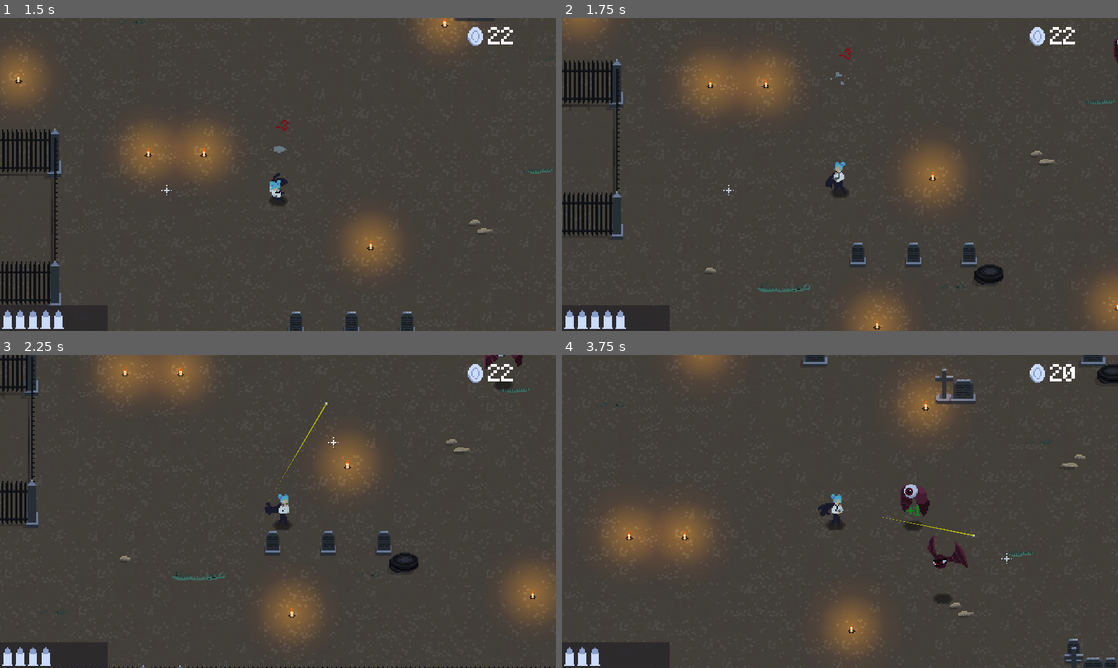
Above: before the commit, frames 1-4 (two rows, left to right).
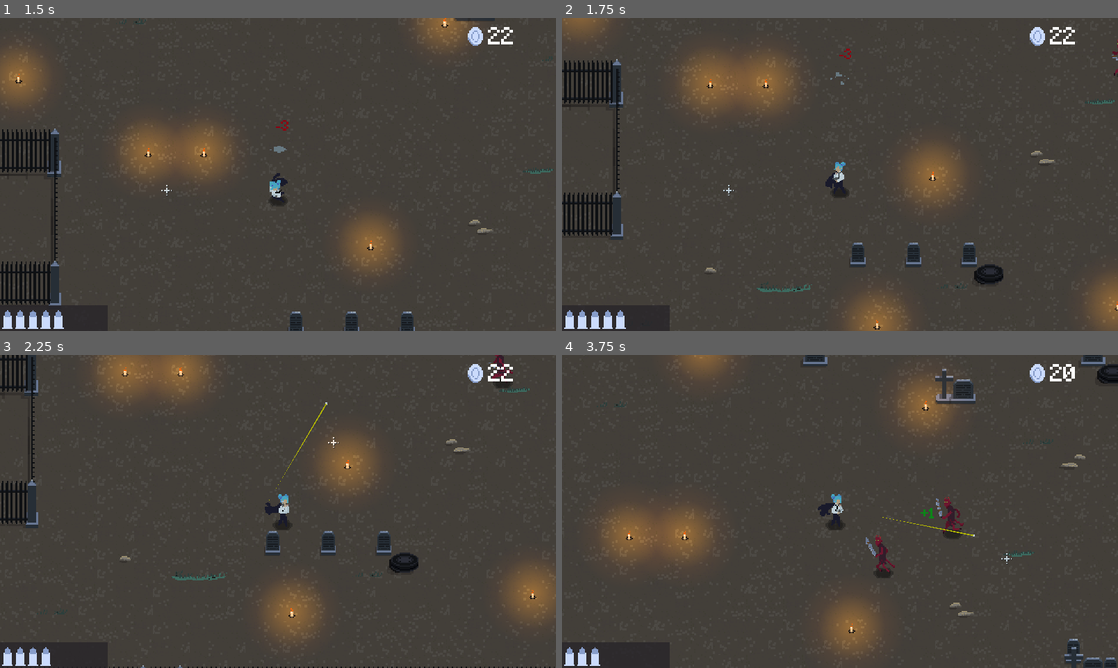
Above: after the commit, the same moments.

Repository: Niimphu/JGJ24
Game: Godot game, scene res://scenes/game/game.tscn
Two runs of this game, one before a commit and one after it. Both use one fixed random seed, a clock stepped at 60 frames per second and the inputs below.
Inputs (mouse positions are in pixels of both pictures, inside the frame that each line leads up to):
- Up to frame 1 (1.5 s): tap Enter at 0.5 s; move the mouse to (400, 158) at 0.52 s; hold D (move_right) 0.53-1.28 s; click (400, 158) at 0.6 s; move the mouse to (166, 190) at 1.27 s; hold S (move_down) from 1.28 s (still down); tap Space (roll) at 1.35 s
- Up to frame 2 (1.75 s): keep holding S (move_down)
- Up to frame 3 (2.25 s): move the mouse to (333, 442) at 2.02 s; release S (move_down) at 2.03 s; hold D (move_right) from 2.03 s (still down); click (333, 442) at 2.1 s
- Up to frame 4 (3.75 s): move the mouse to (812, 574) at 2.77 s; release D (move_right) at 2.78 s; hold W (move_up) 2.78-3.53 s; tap Space (roll) at 2.85 s; move the mouse to (1006, 558) at 3.52 s; hold A (move_left) from 3.53 s (still down); click (1006, 558) at 3.6 s

Frame 1 is identical in both runs. In frame 2, less than 0.1% of the frame differs, in the area x 98-100%, y 5-19%; in frame 3, 0.2%; in frame 4, 1.3%, in the area x 54-73%, y 41-80%.

Commit message:
get imped

Diff:
--- a/event_bus.gd
+++ b/event_bus.gd
@@ -3,5 +3,6 @@
 signal enemy_died(amount: int, location: Vector2)
 
 signal player_hit(dmg: int, location: Vector2)
-
+##changes multiplier on enemy death
+signal up_mult
 #signal player_death
--- a/scenes/entities/base_enemy.tscn
+++ b/scenes/entities/base_enemy.tscn
@@ -9,7 +9,7 @@
 height = 9.04612
 
 [sub_resource type="RectangleShape2D" id="RectangleShape2D_7a8j7"]
-size = Vector2(16.0919, 15.9805)
+size = Vector2(17.0459, 32.9902)
 
 [node name="TestEnemy" type="CharacterBody2D"]
 collision_layer = 16
@@ -50,11 +50,6 @@
 collision_layer = 64
 collision_mask = 4
 
-[node name="HitboxShape" type="CollisionShape2D" parent="Hitbox"]
-position = Vector2(0.191149, -6.86955)
-shape = SubResource("RectangleShape2D_7a8j7")
-disabled = true
-
 [node name="Ray" type="RayCast2D" parent="."]
 collision_mask = 3
 
--- a/scenes/entities/bullet.gd
+++ b/scenes/entities/bullet.gd
@@ -7,12 +7,13 @@
 var hit_count := 0
 var piercing_level := 2
 var enemies_hit: Array
-var multiplier:= 1
+var multiplier:= 0
 
 
 func _ready():
 	#connect("area_entered", Callable(self, "_on_area_entered"))
 	area_entered.connect(_on_area_entered)
+	EventBus.up_mult.connect(_up_mult)
 
 
 func set_parameters(direction: Vector2, piercing: int = 2) -> void:
@@ -42,3 +43,7 @@
 		hit_count += 1
 		if hit_count >= piercing_level:
 			queue_free()
+
+
+func _up_mult():
+	multiplier += 1
--- a/scenes/entities/enemy.gd
+++ b/scenes/entities/enemy.gd
@@ -138,7 +138,7 @@
 	direction = global_position - Player.global_position # set knockback direction
 	HurtBox.set_deferred("monitorable", false)
 	HurtBox.set_deferred("monitoring", false)
-
+	EventBus.up_mult.emit()
 	EventBus.enemy_died.emit(value * bullet.multiplier, global_position + height)
 	Animator.play("death")
 
--- a/scenes/entities/eye_bat.tscn
+++ b/scenes/entities/eye_bat.tscn
@@ -9,8 +9,8 @@
 [sub_resource type="CircleShape2D" id="CircleShape2D_78dst"]
 radius = 19.4589
 
-[sub_resource type="CircleShape2D" id="CircleShape2D_5338i"]
-radius = 28.2241
+[sub_resource type="CircleShape2D" id="CircleShape2D_d8rod"]
+radius = 29.2746
 
 [sub_resource type="Animation" id="Animation_wodbu"]
 length = 0.001
@@ -257,9 +257,10 @@
 position = Vector2(-0.010214, -1.00608)
 shape = SubResource("CircleShape2D_78dst")
 
-[node name="HitboxShape" parent="Hitbox" index="0"]
-position = Vector2(-0.477773, -31.84)
-shape = SubResource("CircleShape2D_5338i")
+[node name="HitboxShape" type="CollisionShape2D" parent="Hitbox" index="0"]
+position = Vector2(0, -34)
+shape = SubResource("CircleShape2D_d8rod")
+disabled = true
 
 [node name="BatAttack" type="Node2D" parent="." index="6"]
 script = ExtResource("3_l3q75")
--- /dev/null
+++ b/scenes/entities/imp_atttack.gd
@@ -0,0 +1,6 @@
+extends Node2D
+
+@onready var Animator: AnimationPlayer = $"..".Animator
+
+func attack():
+	Animator.play("attack")
--- /dev/null
+++ b/scenes/entities/imp_inherited.tscn
@@ -0,0 +1,289 @@
+[gd_scene load_steps=12 format=3 uid="uid://xs2xxik7n6mh"]
+
+[ext_resource type="PackedScene" uid="uid://lo6v7voiebej" path="res://scenes/entities/base_enemy.tscn" id="1_55f7r"]
+[ext_resource type="Texture2D" uid="uid://cto02yng6vgya" path="res://assets/art/Sprites/imp.png" id="2_562hu"]
+[ext_resource type="AudioStream" uid="uid://bstegxpvvcph1" path="res://assets/sounds/step.wav" id="2_ojf6w"]
+[ext_resource type="AudioStream" uid="uid://ddyfsw3hiuoou" path="res://assets/sounds/fwoosh.wav" id="3_fqs6x"]
+[ext_resource type="Script" path="res://scenes/entities/imp_atttack.gd" id="3_mgx4e"]
+
+[sub_resource type="Animation" id="Animation_1uuue"]
+length = 0.001
+tracks/0/type = "value"
+tracks/0/imported = false
+tracks/0/enabled = true
+tracks/0/path = NodePath("Body:frame")
+tracks/0/interp = 1
+tracks/0/loop_wrap = true
+tracks/0/keys = {
+"times": PackedFloat32Array(0),
+"transitions": PackedFloat32Array(1),
+"update": 1,
+"values": [0]
+}
+tracks/1/type = "value"
+tracks/1/imported = false
+tracks/1/enabled = true
+tracks/1/path = NodePath("Body:frame_coords")
+tracks/1/interp = 1
+tracks/1/loop_wrap = true
+tracks/1/keys = {
+"times": PackedFloat32Array(0),
+"transitions": PackedFloat32Array(1),
+"update": 1,
+"values": [Vector2i(0, 0)]
+}
+tracks/2/type = "value"
+tracks/2/imported = false
+tracks/2/enabled = true
+tracks/2/path = NodePath("Shadow:modulate")
+tracks/2/interp = 1
+tracks/2/loop_wrap = true
+tracks/2/keys = {
+"times": PackedFloat32Array(0),
+"transitions": PackedFloat32Array(1),
+"update": 0,
+"values": [Color(1, 1, 1, 1)]
+}
+tracks/3/type = "value"
+tracks/3/imported = false
+tracks/3/enabled = true
+tracks/3/path = NodePath("Hitbox/HitboxShape:disabled")
+tracks/3/interp = 1
+tracks/3/loop_wrap = true
+tracks/3/keys = {
+"times": PackedFloat32Array(0),
+"transitions": PackedFloat32Array(1),
+"update": 1,
+"values": [true]
+}
+tracks/4/type = "value"
+tracks/4/imported = false
+tracks/4/enabled = true
+tracks/4/path = NodePath("AnimationPlayer/Attack:playing")
+tracks/4/interp = 1
+tracks/4/loop_wrap = true
+tracks/4/keys = {
+"times": PackedFloat32Array(0),
+"transitions": PackedFloat32Array(1),
+"update": 1,
+"values": [false]
+}
+tracks/5/type = "value"
+tracks/5/imported = false
+tracks/5/enabled = true
+tracks/5/path = NodePath("AnimationPlayer/Walk:playing")
+tracks/5/interp = 1
+tracks/5/loop_wrap = true
+tracks/5/keys = {
+"times": PackedFloat32Array(0),
+"transitions": PackedFloat32Array(1),
+"update": 1,
+"values": [false]
+}
+tracks/6/type = "value"
+tracks/6/imported = false
+tracks/6/enabled = true
+tracks/6/path = NodePath("DeathSound:playing")
+tracks/6/interp = 1
+tracks/6/loop_wrap = true
+tracks/6/keys = {
+"times": PackedFloat32Array(0),
+"transitions": PackedFloat32Array(1),
+"update": 1,
+"values": [false]
+}
+
+[sub_resource type="Animation" id="Animation_sxxqs"]
+resource_name = "attack"
+length = 0.7
+step = 0.1
+tracks/0/type = "value"
+tracks/0/imported = false
+tracks/0/enabled = true
+tracks/0/path = NodePath("Body:frame_coords")
+tracks/0/interp = 1
+tracks/0/loop_wrap = true
+tracks/0/keys = {
+"times": PackedFloat32Array(),
+"transitions": PackedFloat32Array(),
+"update": 1,
+"values": []
+}
+tracks/1/type = "value"
+tracks/1/imported = false
+tracks/1/enabled = true
+tracks/1/path = NodePath("Body:frame")
+tracks/1/interp = 1
+tracks/1/loop_wrap = true
+tracks/1/keys = {
+"times": PackedFloat32Array(0, 0.3, 0.4, 0.5, 0.6),
+"transitions": PackedFloat32Array(1, 1, 1, 1, 1),
+"update": 1,
+"values": [7, 8, 9, 10, 11]
+}
+tracks/2/type = "value"
+tracks/2/imported = false
+tracks/2/enabled = true
+tracks/2/path = NodePath("Hitbox/HitboxShape:disabled")
+tracks/2/interp = 1
+tracks/2/loop_wrap = true
+tracks/2/keys = {
+"times": PackedFloat32Array(0.3, 0.7),
+"transitions": PackedFloat32Array(1, 1),
+"update": 1,
+"values": [false, true]
+}
+tracks/3/type = "value"
+tracks/3/imported = false
+tracks/3/enabled = true
+tracks/3/path = NodePath("AnimationPlayer/Attack:playing")
+tracks/3/interp = 1
+tracks/3/loop_wrap = true
+tracks/3/keys = {
+"times": PackedFloat32Array(0.3),
+"transitions": PackedFloat32Array(1),
+"update": 1,
+"values": [true]
+}
+
+[sub_resource type="Animation" id="Animation_wbvel"]
+resource_name = "chase"
+length = 0.6
+loop_mode = 1
+step = 0.1
+tracks/0/type = "value"
+tracks/0/imported = false
+tracks/0/enabled = true
+tracks/0/path = NodePath("Body:frame")
+tracks/0/interp = 1
+tracks/0/loop_wrap = true
+tracks/0/keys = {
+"times": PackedFloat32Array(),
+"transitions": PackedFloat32Array(),
+"update": 1,
+"values": []
+}
+tracks/1/type = "value"
+tracks/1/imported = false
+tracks/1/enabled = true
+tracks/1/path = NodePath("Body:frame_coords")
+tracks/1/interp = 1
+tracks/1/loop_wrap = true
+tracks/1/keys = {
+"times": PackedFloat32Array(0, 0.1, 0.2, 0.3, 0.4, 0.5),
+"transitions": PackedFloat32Array(1, 1, 1, 1, 1, 1),
+"update": 1,
+"values": [Vector2i(0, 0), Vector2i(1, 0), Vector2i(2, 0), Vector2i(3, 0), Vector2i(4, 0), Vector2i(5, 0)]
+}
+tracks/2/type = "value"
+tracks/2/imported = false
+tracks/2/enabled = true
+tracks/2/path = NodePath("AnimationPlayer/Walk:playing")
+tracks/2/interp = 1
+tracks/2/loop_wrap = true
+tracks/2/keys = {
+"times": PackedFloat32Array(0),
+"transitions": PackedFloat32Array(1),
+"update": 1,
+"values": [true]
+}
+
+[sub_resource type="Animation" id="Animation_xjj5c"]
+resource_name = "death"
+length = 1.1
+step = 0.1
+tracks/0/type = "value"
+tracks/0/imported = false
+tracks/0/enabled = true
+tracks/0/path = NodePath("Body:frame_coords")
+tracks/0/interp = 1
+tracks/0/loop_wrap = true
+tracks/0/keys = {
+"times": PackedFloat32Array(0, 0.1, 0.3, 0.4, 0.5, 0.6, 0.7, 0.8, 0.9, 1),
+"transitions": PackedFloat32Array(1, 1, 1, 1, 1, 1, 1, 1, 1, 1),
+"update": 1,
+"values": [Vector2i(40, 0), Vector2i(41, 0), Vector2i(42, 0), Vector2i(43, 0), Vector2i(44, 0), Vector2i(45, 0), Vector2i(46, 0), Vector2i(47, 0), Vector2i(48, 0), Vector2i(49, 0)]
+}
+tracks/1/type = "value"
+tracks/1/imported = false
+tracks/1/enabled = true
+tracks/1/path = NodePath("Shadow:modulate")
+tracks/1/interp = 1
+tracks/1/loop_wrap = true
+tracks/1/keys = {
+"times": PackedFloat32Array(0, 1.1),
+"transitions": PackedFloat32Array(1, 1),
+"update": 0,
+"values": [Color(1, 1, 1, 1), Color(1, 1, 1, 0)]
+}
+tracks/2/type = "value"
+tracks/2/imported = false
+tracks/2/enabled = true
+tracks/2/path = NodePath("DeathSound:playing")
+tracks/2/interp = 1
+tracks/2/loop_wrap = true
+tracks/2/keys = {
+"times": PackedFloat32Array(0.3),
+"transitions": PackedFloat32Array(1),
+"update": 1,
+"values": [true]
+}
+
+[sub_resource type="Animation" id="Animation_cv455"]
+resource_name = "hurt"
+length = 0.15
+step = 0.1
+tracks/0/type = "value"
+tracks/0/imported = false
+tracks/0/enabled = true
+tracks/0/path = NodePath("Body:frame_coords")
+tracks/0/interp = 1
+tracks/0/loop_wrap = true
+tracks/0/keys = {
+"times": PackedFloat32Array(0, 0.1),
+"transitions": PackedFloat32Array(1, 1),
+"update": 1,
+"values": [Vector2i(41, 0), Vector2i(41, 0)]
+}
+
+[sub_resource type="AnimationLibrary" id="AnimationLibrary_6el0f"]
+_data = {
+"RESET": SubResource("Animation_1uuue"),
+"attack": SubResource("Animation_sxxqs"),
+"chase": SubResource("Animation_wbvel"),
+"death": SubResource("Animation_xjj5c"),
+"hurt": SubResource("Animation_cv455")
+}
+
+[node name="ImpInherited" node_paths=PackedStringArray("Animator", "Attacker") instance=ExtResource("1_55f7r")]
+knockback_speed = 15
+attack_range = 35
+Animator = NodePath("AnimationPlayer")
+Attacker = NodePath("ImpAtttack")
+
+[node name="Body" parent="." index="1"]
+position = Vector2(0, -16)
+texture = ExtResource("2_562hu")
+hframes = 61
+
+[node name="HurtboxShape" parent="Hurtbox" index="0"]
+position = Vector2(-0.479978, -8.64929)
+
+[node name="HitboxShape" type="CollisionPolygon2D" parent="Hitbox" index="0"]
+polygon = PackedVector2Array(-19, -38, 13, -21, 6, 7, -24, -3, -10, 13, 26, 9, 25, -28, 5, -37)
+disabled = true
+
+[node name="AnimationPlayer" type="AnimationPlayer" parent="." index="8"]
+libraries = {
+"": SubResource("AnimationLibrary_6el0f")
+}
+autoplay = "chase"
+
+[node name="Walk" type="AudioStreamPlayer2D" parent="AnimationPlayer" index="0"]
+stream = ExtResource("2_ojf6w")
+
+[node name="Attack" type="AudioStreamPlayer2D" parent="AnimationPlayer" index="1"]
+stream = ExtResource("3_fqs6x")
+
+[node name="ImpAtttack" type="Node2D" parent="." index="9"]
+script = ExtResource("3_mgx4e")
--- a/scenes/entities/player.tscn
+++ b/scenes/entities/player.tscn
@@ -368,6 +368,21 @@
 "run": SubResource("Animation_fidf7")
 }
 
+[sub_resource type="Animation" id="Animation_hqasp"]
+length = 0.001
+tracks/0/type = "value"
+tracks/0/imported = false
+tracks/0/enabled = true
+tracks/0/path = NodePath(".:modulate")
+tracks/0/interp = 1
+tracks/0/loop_wrap = true
+tracks/0/keys = {
+"times": PackedFloat32Array(0),
+"transitions": PackedFloat32Array(1),
+"update": 0,
+"values": [Color(1, 1, 1, 1)]
+}
+
 [sub_resource type="Animation" id="Animation_1g3rr"]
 resource_name = "ouch"
 length = 0.5
@@ -383,21 +398,6 @@
 "transitions": PackedFloat32Array(1, 1, 1),
 "update": 0,
 "values": [Color(1, 1, 1, 1), Color(1, 0, 0, 1), Color(1, 1, 1, 1)]
-}
-
-[sub_resource type="Animation" id="Animation_hqasp"]
-length = 0.001
-tracks/0/type = "value"
-tracks/0/imported = false
-tracks/0/enabled = true
-tracks/0/path = NodePath(".:modulate")
-tracks/0/interp = 1
-tracks/0/loop_wrap = true
-tracks/0/keys = {
-"times": PackedFloat32Array(0),
-"transitions": PackedFloat32Array(1),
-"update": 0,
-"values": [Color(1, 1, 1, 1)]
 }
 
 [sub_resource type="AnimationLibrary" id="AnimationLibrary_fbrr3"]
--- a/scenes/game/wave_manager.gd
+++ b/scenes/game/wave_manager.gd
@@ -4,12 +4,14 @@
 @export var Player: Node2D
 
 @onready var Bat := preload("res://scenes/entities/eye_bat.tscn")
+@onready var Imp := preload("res://scenes/entities/imp_inherited.tscn")
+
 
 @onready var spawn_points := get_children().map(func(point: Node2D): return point.global_position)
 
 @onready var waves = [
 	[ # Wave 1
-		{ "type": Bat, "count": 2 },
+		{ "type": Imp, "count": 2 },
 		{ "type": Bat, "count": 3 },
 		{ "type": Bat, "count": 4 }
 	],
Binary file changed: assets/art/Sprites/imp.png
